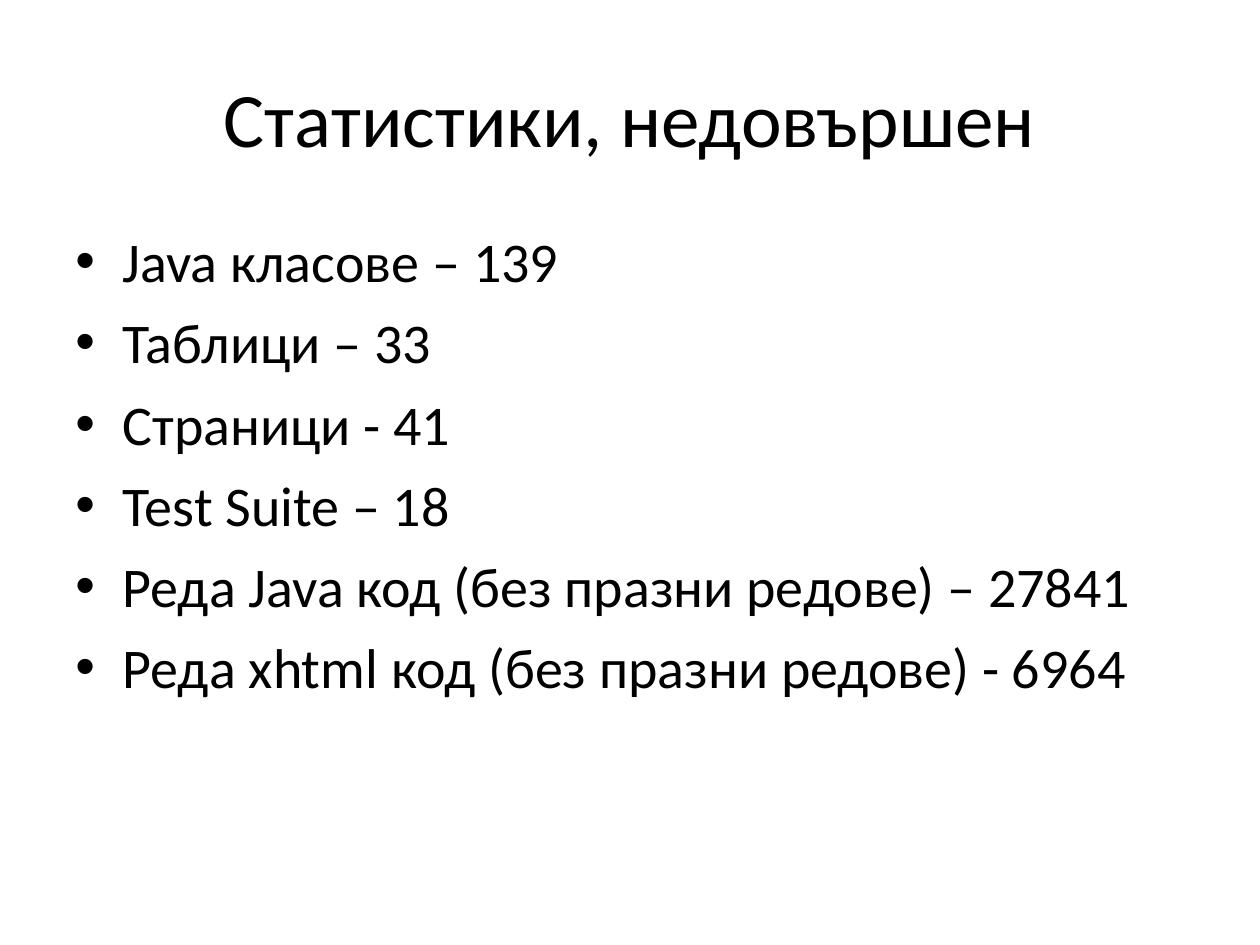
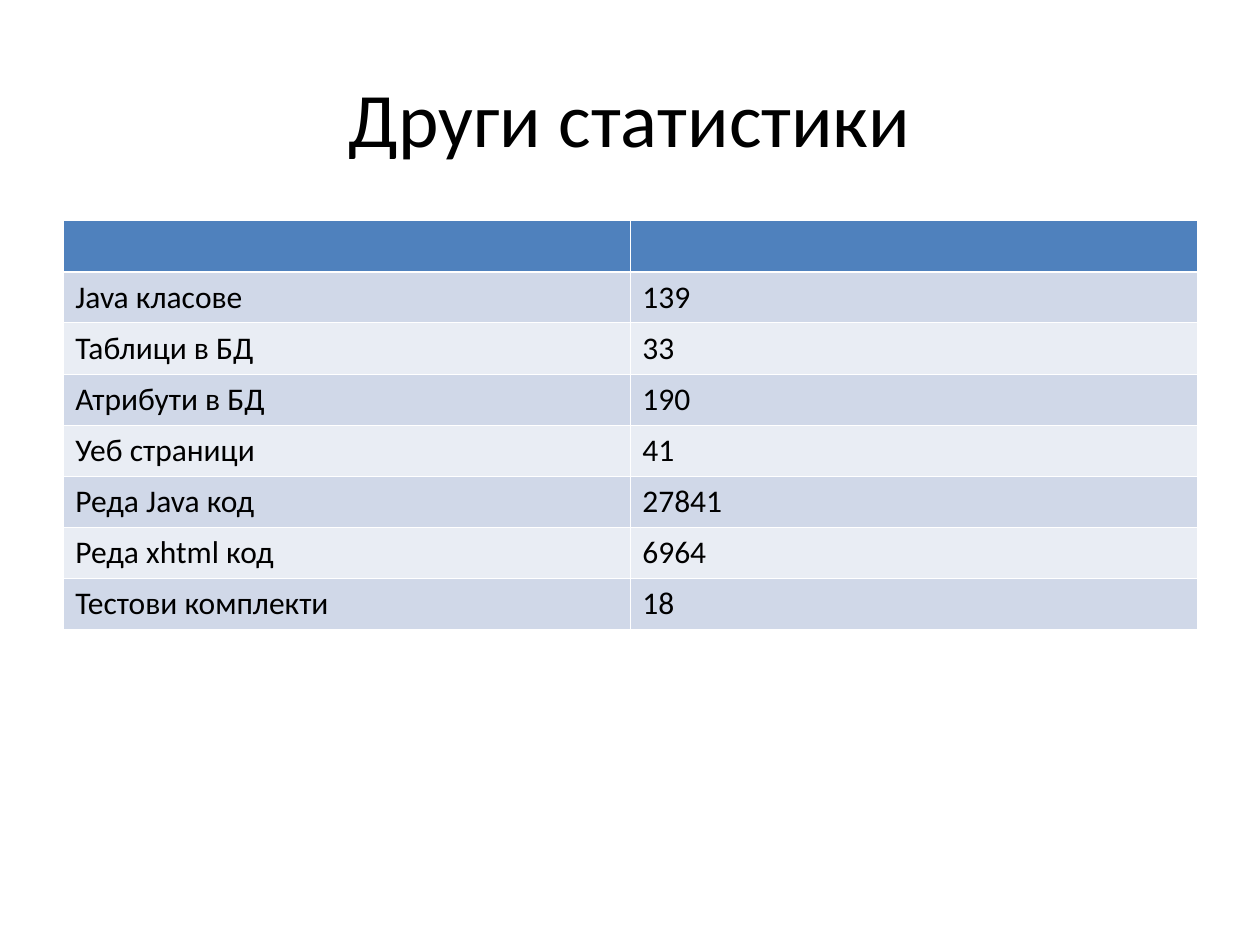
Before and after one commit to jasimcse/team2-strawberry, a slide deck: slide 34 of prezentaciq/venci.ppt (slide 33 before the commit). Drawn at 1260x945 pixels with LibreOffice and Linux fonts; fonts in the diff are those of the drawing. Boxes give left, top, right and bottom in pixels: in the first picture for what was removed or moved away, otherwise in the second. Text is boxed around its words. In the diff, an @@ line names an element or a change of style, - is before the commit and + after.

```diff
--- a/prezentaciq/venci.ppt
+++ b/prezentaciq/venci.ppt
@@ title at (x1=349, y1=97, x2=910, y2=160): text changed @@
-Статистики, недовършен
+Други статистики
@@ table added at (x1=63, y1=220, x2=1197, y2=629), 8 rows, 2 columns @@
+ | 
+Java класове | 139
+Таблици в БД | 33
+Атрибути в БД | 190
+Уеб страници | 41
+Реда Java код | 27841
+Реда xhtml код | 6964
+Тестови комплекти | 18
@@ text removed at (x1=123, y1=245, x2=1130, y2=698) @@
-• Java класове – 139
-• Таблици – 33
-• Страници - 41
-• Test Suite – 18
-• Реда Java код (без празни редове) – 27841
-• Реда xhtml код (без празни редове) - 6964
```
Also in this commit, not shown: 4 other slides changed, 2 slides added, 1 slide removed.
